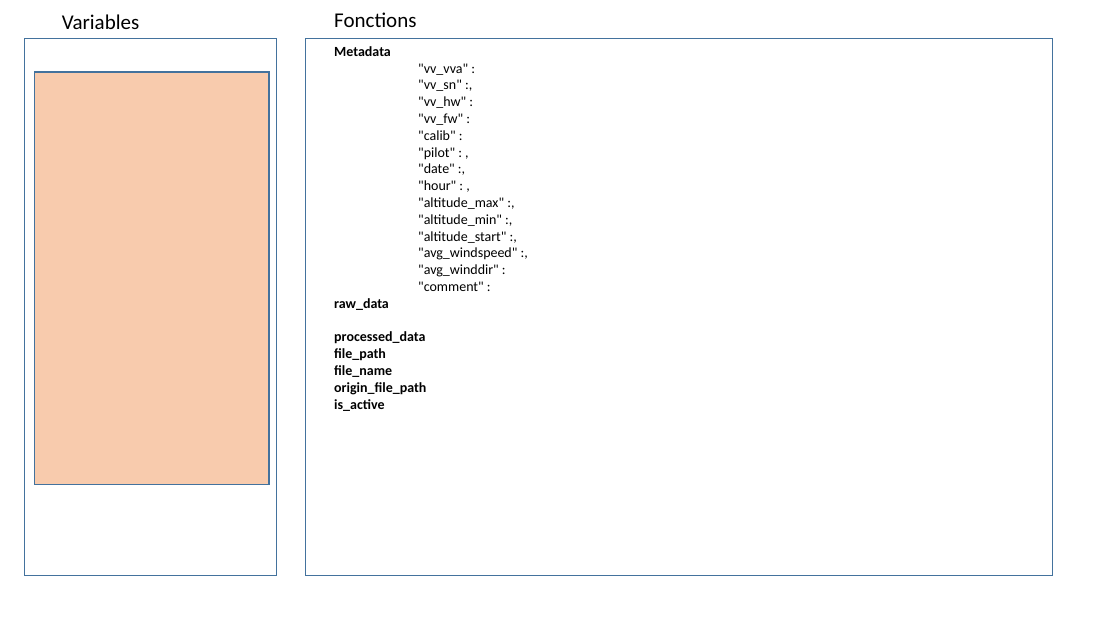
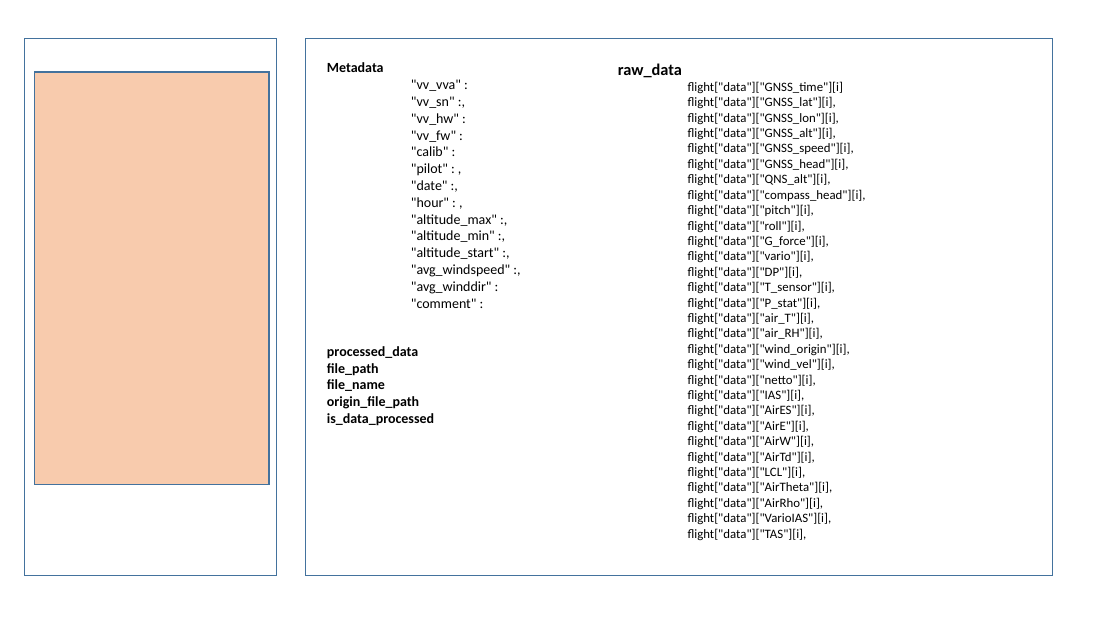
Before and after one commit to TheGoodWeather/Vector-Vario-Analyzer, a slide deck: slide 2 of ressources/code.pptx. Drawn at 1120x630 pixels with LibreOffice and Linux fonts; fonts in the diff are those of the drawing. Boxes give left, top, right and bottom in pixels: in the first picture for what was removed or moved away, otherwise in the second. Text is boxed around its words. In the diff, an @@ line names an element or a change of style, - is before the commit and + after.

```diff
--- a/ressources/code.pptx
+++ b/ressources/code.pptx
@@ text removed at <box>62,14,139,29</box> @@
-Variables
@@ text removed at <box>334,12,416,27</box> @@
-Fonctions
@@ text at <box>327,62,510,426</box>: paragraph removed @@
-raw_data
@@ text "Metadata": place and size @@
-text "Metadata" at <box>334,46,517,411</box>
+text "Metadata" at <box>327,62,510,426</box>
@@ text added at <box>618,63,866,540</box>, 11 pt, text #000000 @@
+raw_data
+flight["data"]["GNSS_time"][i]
+flight["data"]["GNSS_lat"][i],
+flight["data"]["GNSS_lon"][i],
+flight["data"]["GNSS_alt"][i],
+flight["data"]["GNSS_speed"][i],
+flight["data"]["GNSS_head"][i],
+flight["data"]["QNS_alt"][i],
+flight["data"]["compass_head"][i],
+flight["data"]["pitch"][i],
+flight["data"]["roll"][i],
+flight["data"]["G_force"][i],
+flight["data"]["vario"][i],
+flight["data"]["DP"][i],
+flight["data"]["T_sensor"][i],
+flight["data"]["P_stat"][i],
+flight["data"]["air_T"][i],
+flight["data"]["air_RH"][i],
+flight["data"]["wind_origin"][i],
+flight["data"]["wind_vel"][i],
+flight["data"]["netto"][i],
+flight["data"]["IAS"][i],
+flight["data"]["AirES"][i],
+flight["data"]["AirE"][i],
+flight["data"]["AirW"][i],
+flight["data"]["AirTd"][i],
+flight["data"]["LCL"][i],
+flight["data"]["AirTheta"][i],
+flight["data"]["AirRho"][i],
+flight["data"]["VarioIAS"][i],
+flight["data"]["TAS"][i],
@@ text at <box>327,413,434,426</box>: text changed @@
-is_active
+is_data_processed
```
Also in this commit, not shown: 1 other slide changed, 10 other files.
